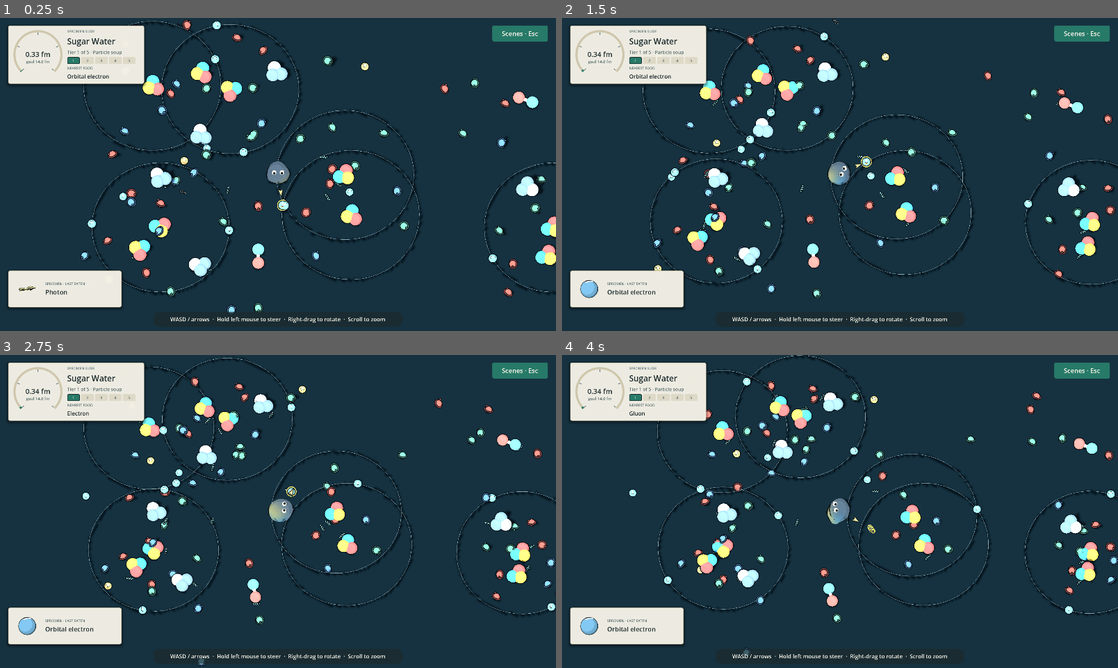
Above: before the commit, frames 1-4 (two rows, left to right).
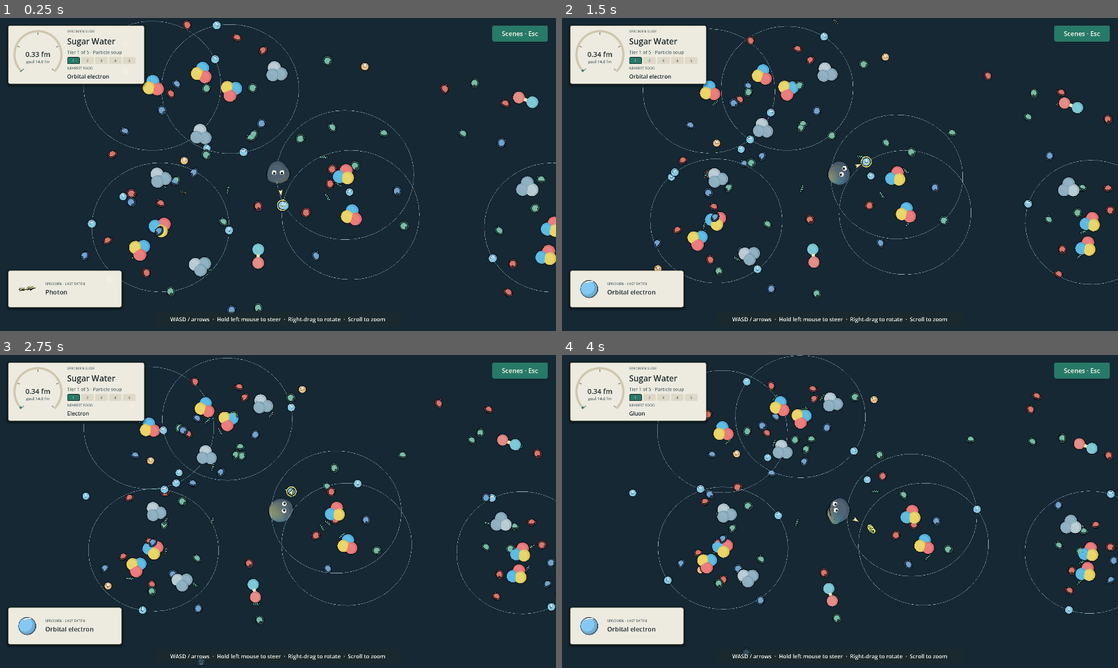
Above: after the commit, the same moments.

Repository: armantark/gray-goo
Game: Godot game, scene res://main.tscn
The game is run twice, just before and just after one commit, with the same random seed, the same clock (stepped at 60 frames per second) and the same inputs.
Inputs (mouse positions are in pixels of both pictures, inside the frame that each line leads up to):
- Up to frame 1 (0.25 s): no input
- Up to frame 2 (1.5 s): move the mouse to (962, 158) at 0.52 s; hold D (move_right) 0.53-1.25 s; click (962, 158) at 0.67 s; drag from (728, 190) to (812, 237) at 1.27 s
- Up to frame 3 (2.75 s): move the mouse to (333, 442) at 2.02 s; hold D (move_right) from 2.03 s (still down)
- Up to frame 4 (4 s): release D (move_right) at 2.75 s; drag from (812, 574) to (673, 464) at 2.77 s; move the mouse to (1006, 558) at 3.52 s; hold A (move_left) from 3.53 s (still down)

The runs differ from the first frame. In frame 1, 4.6% of the frame differs, in the area x 14-100%, y 0-94%; in frame 2, 4.3%; in frame 3, 4.3%; in frame 4, 4.3%.

Commit message:
Make Gray Goo playable in browsers with original jazz music.

Diff:
--- a/project.godot
+++ b/project.godot
@@ -20,6 +20,7 @@
 textures/vram_compression/import_etc2_astc=true
 renderer/rendering_method="mobile"
 renderer/rendering_method.mobile="mobile"
+renderer/rendering_method.web="gl_compatibility"
 textures/default_filters/use_nearest_mipmap_filter=false
 anti_aliasing/quality/msaa_3d=2
 lights_and_shadows/directional_shadow/size=2048
--- a/scripts/record_motion.gd
+++ b/scripts/record_motion.gd
@@ -127,6 +127,7 @@
 	file.store_string(JSON.stringify(report, "\t"))
 	file.close()
 	print("MOTION_REPORT ", JSON.stringify(report))
+	_game._music.stop()
 	_game._bite_sound.stop()
 	_game._win_sound.stop()
 	quit(0 if report.route_complete else 1)
--- a/src/game.gd
+++ b/src/game.gd
@@ -12,6 +12,7 @@
 var _cinematic := -1.0
 var _bite_sound: AudioStreamPlayer
 var _win_sound: AudioStreamPlayer
+var _music: AudioStreamPlayer
 var _last_sound := 0
 var _frame_times := PackedFloat64Array()
 var _record_performance := false
@@ -36,6 +37,15 @@
 	_win_sound.stream = load("res://assets/audio/complete.wav")
 	_win_sound.volume_db = -10.0
 	add_child(_win_sound)
+	_music = AudioStreamPlayer.new()
+	_music.stream = load("res://assets/audio/particle_shuffle.ogg")
+	_music.stream.loop = true
+	_music.volume_db = -17.0
+	_music.process_mode = Node.PROCESS_MODE_ALWAYS
+	add_child(_music)
+	_music.play()
+	_music.stream_paused = not hud.music_enabled
+	hud.music_changed.connect(func(enabled: bool): _music.stream_paused = not enabled)
 	for arg in OS.get_cmdline_user_args():
 		if arg == "--performance":
 			_record_performance = true
@@ -308,5 +318,6 @@
 		_write_performance()
 	_bite_sound.stop()
 	_win_sound.stop()
+	_music.stop()
 	await get_tree().create_timer(0.1, true, false, true).timeout
 	get_tree().quit()
--- a/src/hud.gd
+++ b/src/hud.gd
@@ -4,6 +4,7 @@
 signal scene_requested(index: int)
 signal pause_requested(paused: bool)
 signal body_requested(kind: String)
+signal music_changed(enabled: bool)
 
 # The HUD reads as labels on a microscope slide: paper cards with ink text over the dark scene.
 const INK := Color("1b2a2c")
@@ -26,6 +27,7 @@
 var pointer: FoodPointer
 var movement_speed := 1.0
 var body_kind := "shell"
+var music_enabled := true
 var _root: Control
 var _scene_index := 0
 var _hint_time := 0.0
@@ -317,14 +319,15 @@
 	var error := _settings.load("user://settings.cfg")
 	if error != OK and error != ERR_FILE_NOT_FOUND:
 		push_error("Could not load movement settings: %s" % error_string(error))
-	movement_speed = clampf(float(_settings.get_value("controls", "movement_speed", 1.0)), 0.1, 2.0)
+	movement_speed = clampf(float(_settings.get_value("controls", "movement_speed", 2.0 if OS.has_feature("web") else 1.0)), 0.1, 2.0)
 	body_kind = str(_settings.get_value("controls", "body", "shell"))
+	music_enabled = bool(_settings.get_value("audio", "music", true))
 	menu = _panel(_root)
 	menu.set_anchors_and_offsets_preset(Control.PRESET_CENTER)
 	menu.offset_left = -260
 	menu.offset_right = 260
-	menu.offset_top = -298
-	menu.offset_bottom = 298
+	menu.offset_top = -328
+	menu.offset_bottom = 328
 	var column := _column(menu)
 	_caption(column, "SLIDE TRAY")
 	_label(column, "Gray Goo", 34)
@@ -375,9 +378,23 @@
 		if save_error != OK:
 			push_error("Could not save body setting: %s" % error_string(save_error))
 		body_requested.emit(body_kind))
+	_build_music_control(column)
 	var resume := _button(column, "Resume")
 	resume.pressed.connect(toggle_menu)
 	menu.hide()
+
+func _build_music_control(column: VBoxContainer) -> void:
+	var music := _button(column, "Music · On" if music_enabled else "Music · Off")
+	music.toggle_mode = true
+	music.button_pressed = music_enabled
+	music.toggled.connect(func(enabled: bool):
+		music_enabled = enabled
+		music.text = "Music · On" if enabled else "Music · Off"
+		_settings.set_value("audio", "music", enabled)
+		var error := _settings.save("user://settings.cfg")
+		if error != OK:
+			push_error("Could not save music setting: %s" % error_string(error))
+		music_changed.emit(enabled))
 
 func configure(index: int, config: Dictionary) -> void:
 	_scene_index = index
--- a/src/world.gd
+++ b/src/world.gd
@@ -144,7 +144,8 @@
 	sun.rotation_degrees = Vector3(-58.0, -28.0, 0.0)
 	sun.light_color = key
 	sun.light_energy = 0.7
-	sun.shadow_enabled = true
+	# Compatibility adds shadow-light passes after sRGB conversion, bleaching the palette.
+	sun.shadow_enabled = RenderingServer.get_current_rendering_method() != "gl_compatibility"
 	sun.directional_shadow_max_distance = 65.0
 	var fill := DirectionalLight3D.new()
 	add_child(fill)
Not shown, added: .openai/hosting.json
Not shown, added: assets/audio/particle_shuffle.ogg.import
Not shown, added: dist/.gdignore
Not shown, changed: export_presets.cfg
Not shown, added: licenses/Godot-third-party.txt
Not shown, added: licenses/Godot.txt
Not shown, changed: .gitignore
Not shown, changed: README.md
Not shown, added: assets/audio/particle_shuffle.mid
Not shown, added: assets/audio/particle_shuffle.ogg
Not shown, changed: memory-bank/activeContext.md
Not shown, changed: memory-bank/papercuts.md
(and 7 more such lines)
